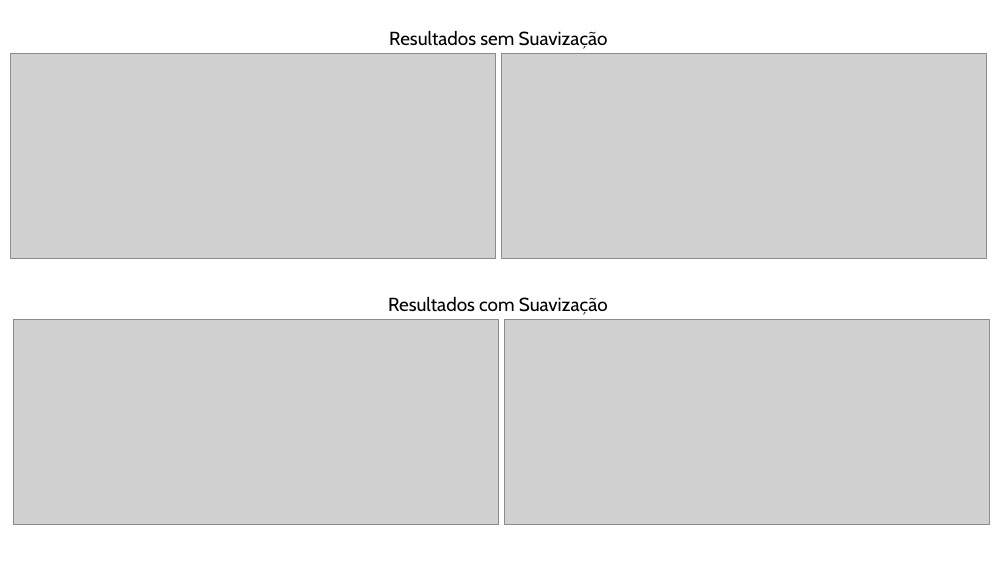
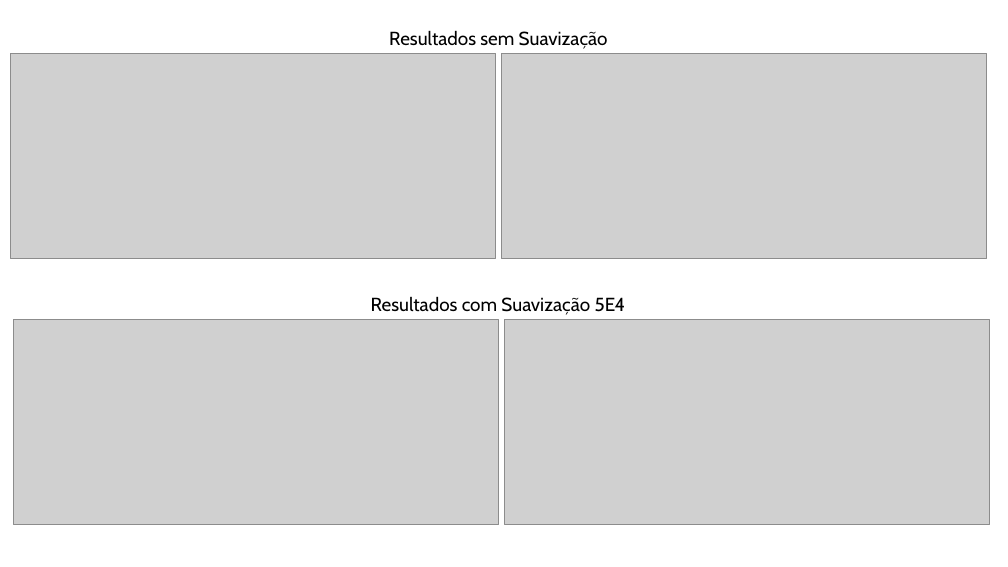
Before and after one commit to murilloabs/Master_Dissertation, a slide deck: slide 13 of DISSERTACAO/figuras/figures.pptx. Drawn at 1008x567 pixels with LibreOffice and Linux fonts; fonts in the diff are those of the drawing; grey boxes stand for pictures. Boxes give left, top, right and bottom in pixels: in the first picture for what was removed or moved away, otherwise in the second. Text is boxed around its words. In the diff, an @@ line names an element or a change of style, - is before the commit and + after.

```diff
--- a/DISSERTACAO/figuras/figures.pptx
+++ b/DISSERTACAO/figuras/figures.pptx
@@ text at <box>371,296,626,315</box>: text changed @@
-Resultados com Suavização
+Resultados com Suavização 5E4
```
Also in this commit, not shown: 1 slide added, 22 other files.
